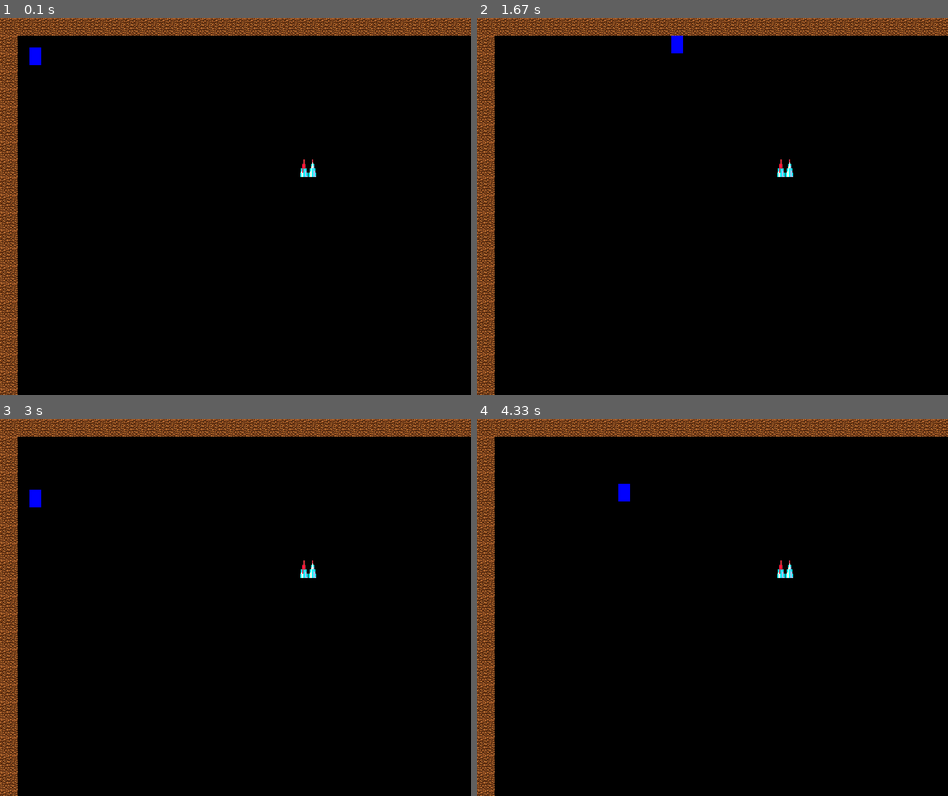
Above: before the commit, frames 1-4 (two rows, left to right).
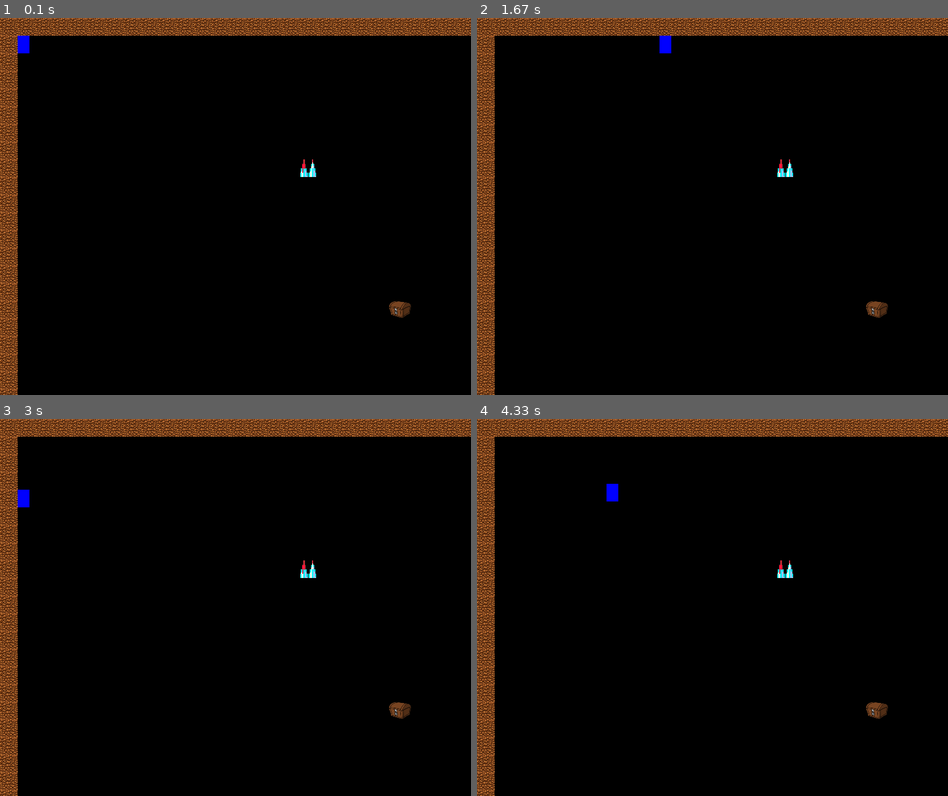
Above: after the commit, the same moments.

Repository: Darmoon420/PyGame
Game: pygame game, started from PyGame_main.py
The game is run twice, just before and just after one commit, with the same random seed, the same clock (stepped at 60 frames per second) and the same inputs.
Inputs:
- Up to frame 1 (0.1 s): no input
- Up to frame 2 (1.67 s): hold Right 0.33-0.8 s; hold Up 0.83-1.13 s; hold Right 1.17-1.63 s
- Up to frame 3 (3 s): hold Left 1.67-2.2 s; hold Down 2.23-2.53 s; hold Left 2.57-2.97 s
- Up to frame 4 (4.33 s): hold Up 3-3.37 s; hold Right 3.4-4.03 s; hold Down from 4.07 s (still down)

The runs differ from the first frame. In frame 1, 0.4% of the frame differs, in the area x 3-88%, y 4-80%; in frame 2, 0.4%; in frame 3, 0.4%; in frame 4, 0.4%.

Commit message:
WIN and Die

Diff:
--- a/PyGame_main.py
+++ b/PyGame_main.py
@@ -29,6 +29,8 @@
     def __init__(self, x, y):
         sprite.Sprite.__init__(self)
         self.move_speed = 10
+        self.win = False
+        self.life = False
         self.y_change = 0
         self.width = 20
         self.height = 30
@@ -47,6 +49,7 @@
         self.rect.x = x
         self.rect.y = y
 
+
     def update(self, left, right, up, down, platforms):
         if up:
             self.y_change = -self.move_speed
@@ -88,12 +91,22 @@
 
                 if isinstance(p, Trap):
                     self.die()
+                    self.life = True
+
+                elif isinstance(p, WinBlock):  # если коснулись принцессы
+                    self.win = True
 
 
 class Trap(Platform):
     def __init__(self, x, y):
         Platform.__init__(self, x, y)
         self.image = image.load("image/trap_1.png")
+
+
+class WinBlock(Platform):
+    def __init__(self, x, y):
+        Platform.__init__(self, x, y)
+        self.image = image.load("image/chest.png")
 
 
 def camera_settings(camera, target_rect):
@@ -115,7 +128,7 @@
     size = 800, 640
     screen = pygame.display.set_mode(size)
     bg = Surface((800, 640))
-    hero = Player(50, 50)
+    hero = Player(30, 30)
     left = right = up = down = False
     bg.fill(Color("BLACK"))
     pygame.display.set_caption("Mario")
@@ -123,6 +136,7 @@
     running = True
     entities = pygame.sprite.Group()
     platforms = []
+
     entities.add(hero)
     level = [
         "----------------------------------",
@@ -141,7 +155,7 @@
         "-                                -",
         "-                                -",
         "-                                -",
-        "-                                -",
+        "-                     W          -",
         "-                                -",
         "-                                -",
         "-                                -",
@@ -155,13 +169,17 @@
     for row in level:
         for col in row:
             if col == "-":
-                pf = Platform(x, y)
-                entities.add(pf)
-                platforms.append(pf)
+                block = Platform(x, y)
+                entities.add(block)
+                platforms.append(block)
             if col == "*":
-                bd = Trap(x, y)
-                entities.add(bd)
-                platforms.append(bd)
+                trap = Trap(x, y)
+                entities.add(trap)
+                platforms.append(trap)
+            if col == "W":
+                win = WinBlock(x, y)
+                entities.add(win)
+                platforms.append(win)
 
             x += block_w
         y += block_h
@@ -196,6 +214,26 @@
         for ent in entities:
             screen.blit(ent.image, camera.apply(ent))
         pygame.display.flip()
+        if hero.win:
+            font = pygame.font.Font(None, 150)
+            text = font.render("YOU WIN", True, ("BlUE"))
+            text_x = size[0] // 2 - text.get_width() // 2
+            text_y = size[1] // 2 - text.get_height() // 2
+            screen.blit(text, (text_x, text_y))
+            pygame.display.flip()
+            time.wait(3600)
+            hero.die()
+            hero.win = False
+        if hero.life:
+            font = pygame.font.Font(None, 150)
+            text = font.render("YOU DIED", True, ("RED"))
+            text_x = size[0] // 2 - text.get_width() // 2
+            text_y = size[1] // 2 - text.get_height() // 2
+            screen.blit(text, (text_x, text_y))
+            pygame.display.flip()
+            time.wait(1200)
+            hero.die()
+            hero.life = False
 
 
 if __name__ == '__main__':
Binary file added: image/chest.png
